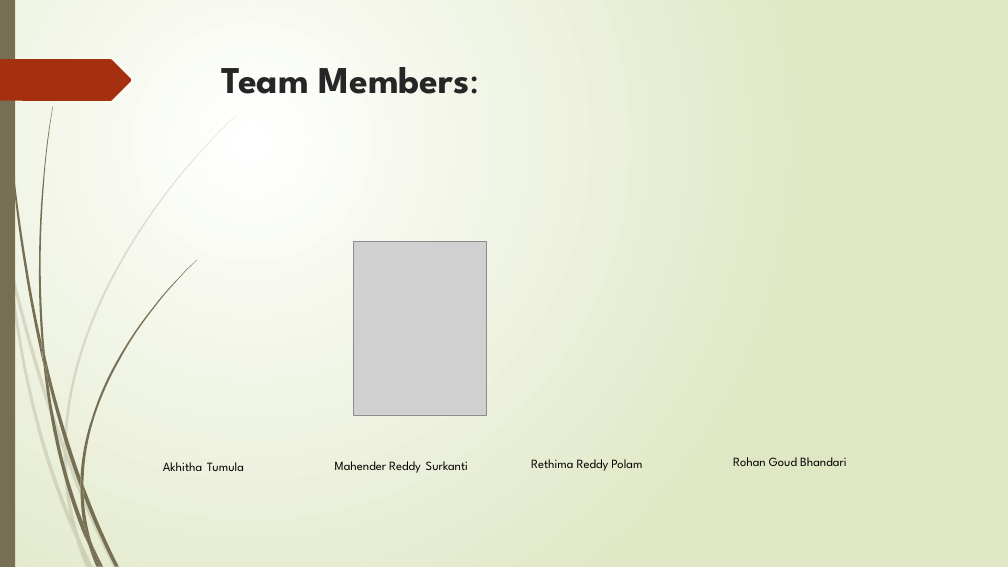
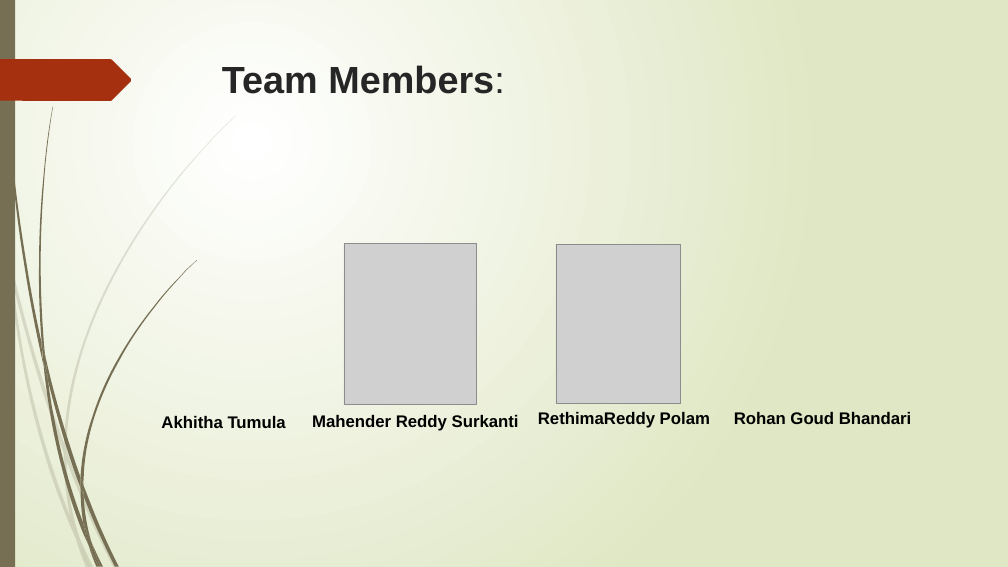
Before and after one commit to Rithima-Reddy/CSS-FLEXBOX, a slide deck: slide 2 of Group No.pptx. Drawn at 1008x567 pixels with LibreOffice and Linux fonts; fonts in the diff are those of the drawing; grey boxes stand for pictures. Boxes give left, top, right and bottom in pixels: in the first picture for what was removed or moved away, otherwise in the second. Text is boxed around its words. In the diff, an @@ line names an element or a change of style, - is before the commit and + after.

```diff
--- a/Group No.pptx
+++ b/Group No.pptx
@@ title "Team Members:" at (222, 65, 504, 94): font League Spartan to Arial @@
@@ picture: place and size @@
-picture at (353, 241, 486, 415)
+picture at (344, 243, 477, 405)
@@ picture added at (556, 244, 681, 404) @@
@@ text "Akhitha Tumula": place and size @@
-text "Akhitha Tumula" at (163, 462, 244, 471)
+text "Akhitha Tumula" at (161, 416, 286, 428)
@@ text "Mahender Reddy Surkanti": place and size @@
-text "Mahender Reddy Surkanti" at (335, 461, 468, 473)
+text "Mahender Reddy Surkanti" at (312, 415, 519, 431)
@@ text at (538, 412, 710, 428): text changed; size 12 to 16 pt; font League Spartan to Arial; bold on @@
-Rethima Reddy Polam
+RethimaReddy Polam
@@ size 12 to 16 pt, font League Spartan to Arial, bold on in 3 elements at (161, 416, 286, 428), (312, 415, 519, 431), (734, 412, 912, 424) @@
@@ text "Rohan Goud Bhandari": place and size @@
-text "Rohan Goud Bhandari" at (733, 457, 846, 466)
+text "Rohan Goud Bhandari" at (734, 412, 912, 424)
```
Also in this commit, not shown: 1 other slide changed, 7 slides added, 3 slides removed.
